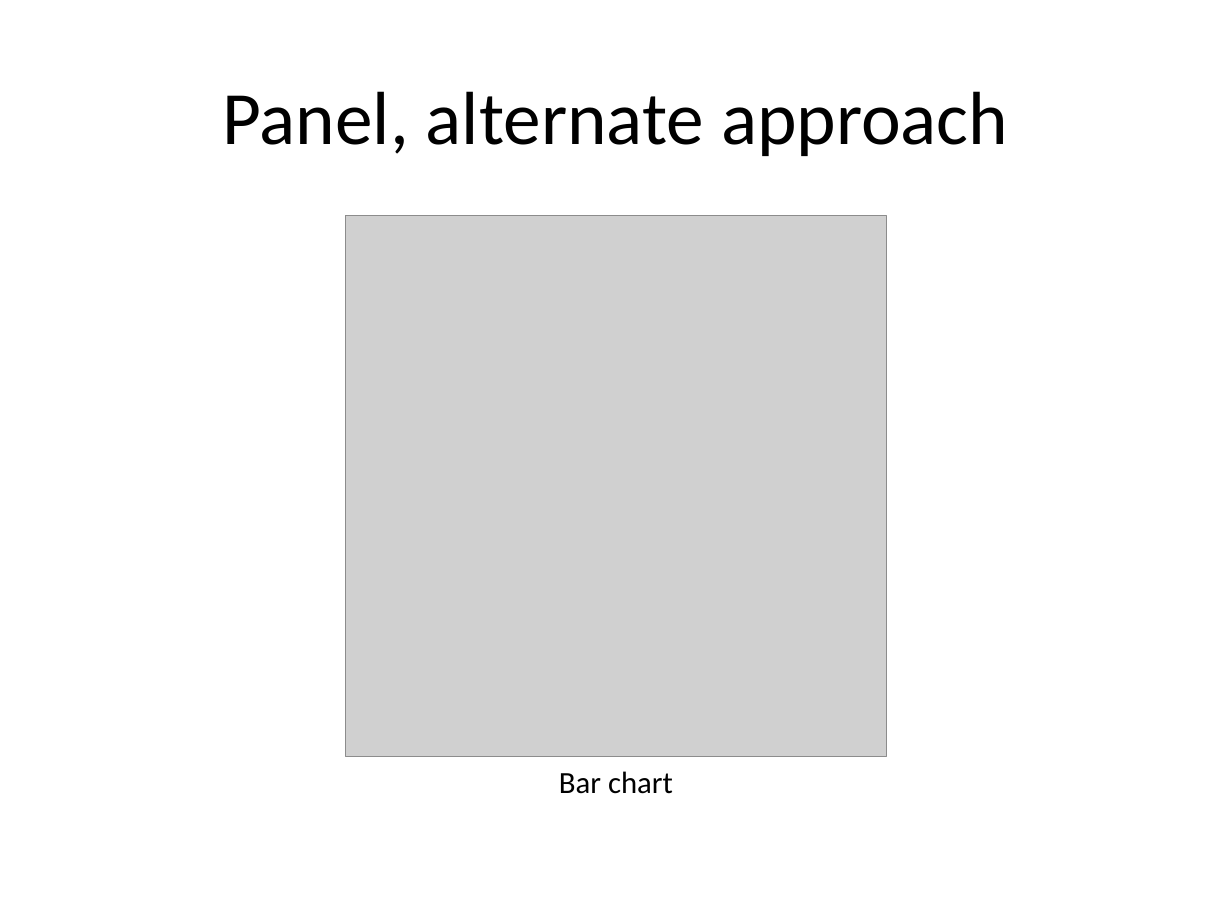
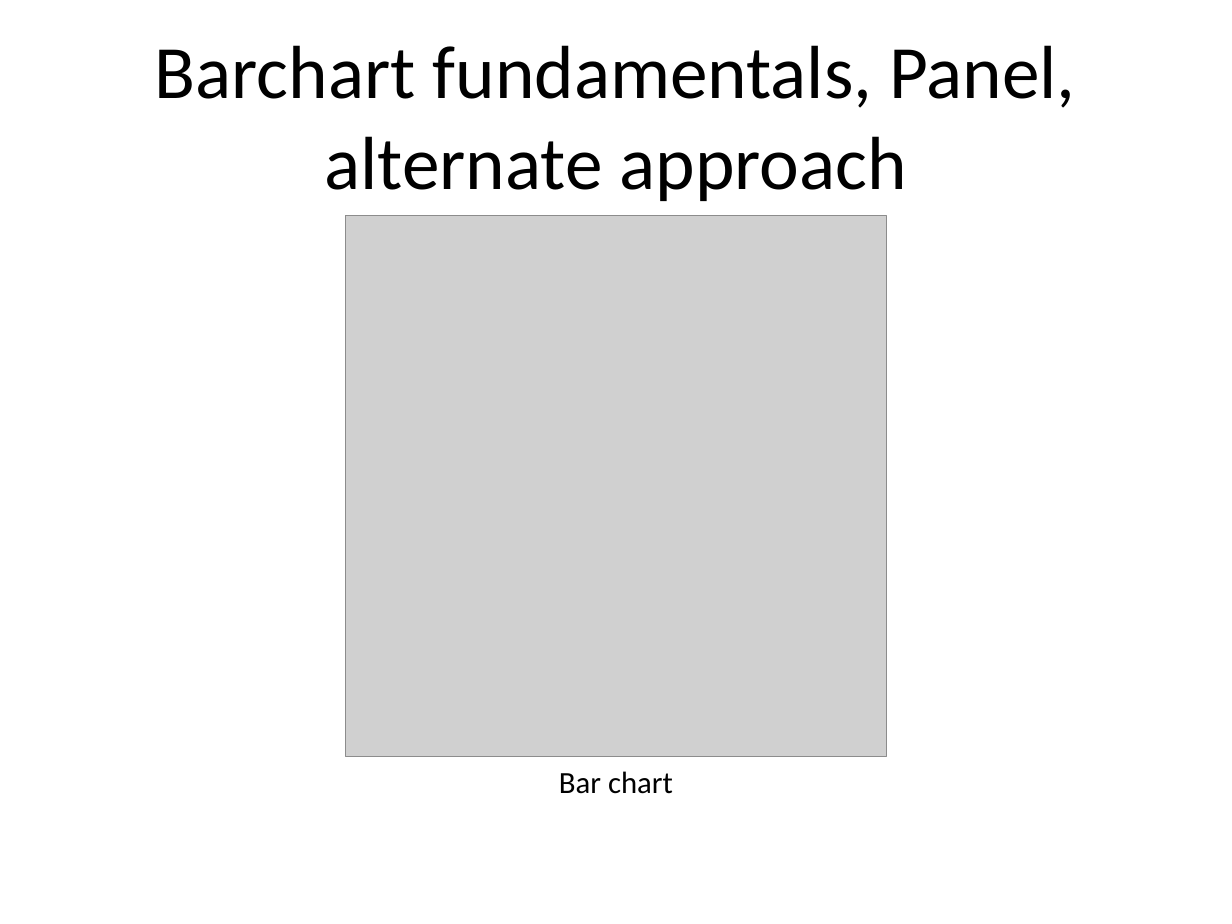
Before and after one commit to pmean/data-visualization, a slide deck: slide 76 of data-viz-02/src/v02-complete-lecture.pptx (slide 81 before the commit). Drawn at 1232x924 pixels with LibreOffice and Linux fonts; fonts in the diff are those of the drawing; grey boxes stand for pictures. Boxes give left, top, right and bottom in pixels: in the first picture for what was removed or moved away, otherwise in the second. Text is boxed around its words. In the diff, an @@ line names an element or a change of style, - is before the commit and + after.

```diff
--- a/data-viz-02/src/v02-complete-lecture.pptx
+++ b/data-viz-02/src/v02-complete-lecture.pptx
@@ title at bbox=[155, 45, 1075, 201]: text changed @@
-Panel, alternate approach
+Barchart fundamentals, Panel, alternate approach
```
Also in this commit, not shown: 88 other slides changed, 15 slides added, 2 slides removed, 20 other files.
